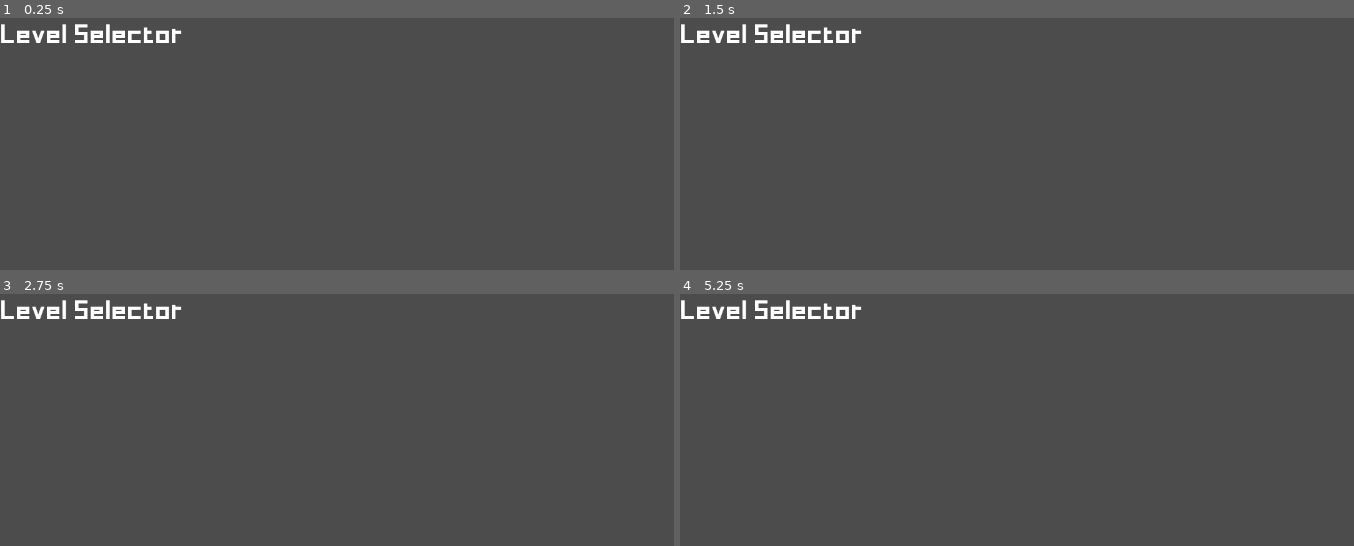
Above: before the commit, frames 1-4 (two rows, left to right).
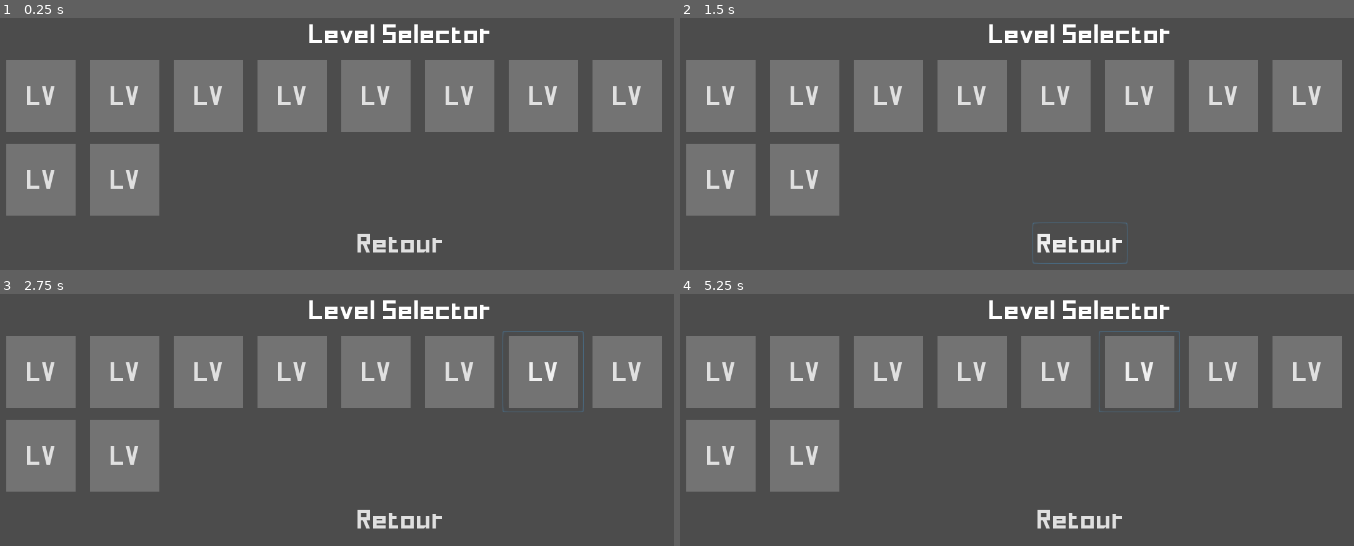
Above: after the commit, the same moments.

Repository: arlr/Maze
Game: Godot game, scene res://Menus/LevelSelector/LevelSelector.tscn
Same seed, same stepped clock (60 frames per second), same inputs: the game is played once before the commit and once after it. The project has no main scene, so this scene is started directly.
Inputs (mouse positions are in pixels of both pictures, inside the frame that each line leads up to):
- Up to frame 1 (0.25 s): no input
- Up to frame 2 (1.5 s): click (720, 96) at 0.5 s, where only the run after the commit has a clickable "LV"; click (1077, 242) at 1.25 s, where only the run after the commit has a clickable "Retour"
- Up to frame 3 (2.75 s): tap Enter at 2 s; move the mouse to (572, 493) at 2.02 s; hold Right (ui_right) from 2.03 s (still down); hold H from 2.03 s (still down)
- Up to frame 4 (5.25 s): tap Space at 2.75, 4.25 s; move the mouse to (922, 538) at 2.77 s; release Right (ui_right) at 2.78 s; release H at 2.78 s; hold Down (ui_down) 2.78-3.53 s; tap F at 2.85, 4.35 s; tap Enter at 3.5, 5 s; move the mouse to (1158, 417) at 3.52 s; hold Right (ui_right) 3.53-4.28 s; hold H 3.53-4.28 s; move the mouse to (outside the picture) at 4.27 s; hold Up (ui_up) 4.28-5.03 s; move the mouse to (outside the picture) at 5.02 s; hold Left (ui_left) from 5.03 s (still down); hold H from 5.03 s (still down)

The runs differ from the first frame. In frame 1, 32% of the frame differs, in the area x 0-99%, y 2-94%; in frame 2, 32%; in frame 3, 32%; in frame 4, 32%.

Commit message:
Début création level selector

Diff:
--- a/Etat/Etat.tscn
+++ /dev/null
@@ -1,8 +0,0 @@
-[gd_scene load_steps=2 format=2]
-
-[ext_resource path="res://Etat/Variables.gd" type="Script" id=1]
-
-[node name="Etat" type="Node"]
-
-[node name="Variables" type="Node" parent="."]
-script = ExtResource( 1 )
--- a/Etat/Variables.gd
+++ /dev/null
@@ -1,14 +0,0 @@
-extends Node
-
-# Declare member variables here. Examples:
-# var a = 2
-# var b = "text"
-var InMainMenu = false
-
-# Called when the node enters the scene tree for the first time.
-func _ready():
-	pass # Replace with function body.
-
-# Called every frame. 'delta' is the elapsed time since the previous frame.
-#func _process(delta):
-#	pass
--- a/Menus/LevelSelector/LevelSelector.tscn
+++ b/Menus/LevelSelector/LevelSelector.tscn
@@ -1,6 +1,7 @@
-[gd_scene load_steps=2 format=2]
+[gd_scene load_steps=3 format=2]
 
 [ext_resource path="res://Fonts/Menu_FontDynamic.tres" type="DynamicFont" id=1]
+[ext_resource path="res://Menus/LevelSelector/LevelSelectorBox.tscn" type="PackedScene" id=2]
 
 [node name="LevelSelector" type="Control"]
 anchor_right = 1.0
@@ -15,9 +16,124 @@
 margin_bottom = 55.0
 custom_fonts/font = ExtResource( 1 )
 text = "Level Selector"
+align = 1
 
-[node name="HBoxContainer" type="HBoxContainer" parent="VBoxContainer"]
+[node name="GridContainer" type="GridContainer" parent="VBoxContainer"]
 margin_top = 59.0
 margin_right = 1280.0
-margin_bottom = 59.0
-alignment = 1
+margin_bottom = 323.0
+grow_horizontal = 2
+columns = 8
+
+[node name="LevelSelectorBox" parent="VBoxContainer/GridContainer" instance=ExtResource( 2 )]
+anchor_left = 0.0
+anchor_top = 0.0
+anchor_right = 0.0
+anchor_bottom = 0.0
+margin_left = 0.0
+margin_top = 0.0
+margin_right = 130.0
+margin_bottom = 130.0
+
+[node name="LevelSelectorBox2" parent="VBoxContainer/GridContainer" instance=ExtResource( 2 )]
+anchor_left = 0.0
+anchor_top = 0.0
+anchor_right = 0.0
+anchor_bottom = 0.0
+margin_left = 134.0
+margin_top = 0.0
+margin_right = 264.0
+margin_bottom = 130.0
+
+[node name="LevelSelectorBox9" parent="VBoxContainer/GridContainer" instance=ExtResource( 2 )]
+anchor_left = 0.0
+anchor_top = 0.0
+anchor_right = 0.0
+anchor_bottom = 0.0
+margin_left = 268.0
+margin_top = 0.0
+margin_right = 398.0
+margin_bottom = 130.0
+
+[node name="LevelSelectorBox3" parent="VBoxContainer/GridContainer" instance=ExtResource( 2 )]
+anchor_left = 0.0
+anchor_top = 0.0
+anchor_right = 0.0
+anchor_bottom = 0.0
+margin_left = 402.0
+margin_top = 0.0
+margin_right = 532.0
+margin_bottom = 130.0
+
+[node name="LevelSelectorBox4" parent="VBoxContainer/GridContainer" instance=ExtResource( 2 )]
+anchor_left = 0.0
+anchor_top = 0.0
+anchor_right = 0.0
+anchor_bottom = 0.0
+margin_left = 536.0
+margin_top = 0.0
+margin_right = 666.0
+margin_bottom = 130.0
+
+[node name="LevelSelectorBox5" parent="VBoxContainer/GridContainer" instance=ExtResource( 2 )]
+anchor_left = 0.0
+anchor_top = 0.0
+anchor_right = 0.0
+anchor_bottom = 0.0
+margin_left = 670.0
+margin_top = 0.0
+margin_right = 800.0
+margin_bottom = 130.0
+
+[node name="LevelSelectorBox6" parent="VBoxContainer/GridContainer" instance=ExtResource( 2 )]
+anchor_left = 0.0
+anchor_top = 0.0
+anchor_right = 0.0
+anchor_bottom = 0.0
+margin_left = 804.0
+margin_top = 0.0
+margin_right = 934.0
+margin_bottom = 130.0
+
+[node name="LevelSelectorBox7" parent="VBoxContainer/GridContainer" instance=ExtResource( 2 )]
+anchor_left = 0.0
+anchor_top = 0.0
+anchor_right = 0.0
+anchor_bottom = 0.0
+margin_left = 938.0
+margin_top = 0.0
+margin_right = 1068.0
+margin_bottom = 130.0
+
+[node name="LevelSelectorBox8" parent="VBoxContainer/GridContainer" instance=ExtResource( 2 )]
+anchor_left = 0.0
+anchor_top = 0.0
+anchor_right = 0.0
+anchor_bottom = 0.0
+margin_left = 0.0
+margin_top = 134.0
+margin_right = 130.0
+margin_bottom = 264.0
+
+[node name="LevelSelectorBox10" parent="VBoxContainer/GridContainer" instance=ExtResource( 2 )]
+anchor_left = 0.0
+anchor_top = 0.0
+anchor_right = 0.0
+anchor_bottom = 0.0
+margin_left = 134.0
+margin_top = 134.0
+margin_right = 264.0
+margin_bottom = 264.0
+
+[node name="CenterContainer" type="CenterContainer" parent="VBoxContainer"]
+margin_top = 327.0
+margin_right = 1280.0
+margin_bottom = 388.0
+
+[node name="Retour" type="Button" parent="VBoxContainer/CenterContainer"]
+margin_left = 564.0
+margin_right = 716.0
+margin_bottom = 61.0
+custom_fonts/font = ExtResource( 1 )
+text = "Retour"
+flat = true
--- /dev/null
+++ b/Menus/LevelSelector/LevelSelectorBox.tscn
@@ -0,0 +1,33 @@
+[gd_scene load_steps=2 format=2]
+
+[ext_resource path="res://Fonts/Menu_FontDynamic.tres" type="DynamicFont" id=1]
+
+[node name="LevelSelectorBox" type="Control"]
+anchor_left = 0.5
+anchor_top = 0.5
+anchor_right = 0.5
+anchor_bottom = 0.5
+margin_left = -65.0
+margin_top = -65.0
+margin_right = 65.0
+margin_bottom = 65.0
+rect_min_size = Vector2( 130, 130 )
+
+[node name="Couleur" type="ColorRect" parent="."]
+anchor_left = 0.5
+anchor_top = 0.5
+anchor_right = 0.5
+anchor_bottom = 0.5
+margin_left = -55.5
+margin_top = -57.5
+margin_right = 55.5
+margin_bottom = 57.5
+color = Color( 0.454902, 0.454902, 0.454902, 1 )
+
+[node name="Button" type="Button" parent="."]
+anchor_right = 1.0
+anchor_bottom = 1.0
+custom_fonts/font = ExtResource( 1 )
+action_mode = 0
+text = "LV"
+flat = true
--- /dev/null
+++ b/VariableGlobal.gd
@@ -0,0 +1,11 @@
+extends Node
+
+# https://docs.godotengine.org/en/3.1/getting_started/step_by_step/singletons_autoload.html#custom-scene-switcher
+var current_scene = null
+# Called when the node enters the scene tree for the first time.
+func _ready():
+	var root = get_tree().get_root()
+	current_scene = root.get_child(root.get_child_count() -1)
+# Called every frame. 'delta' is the elapsed time since the previous frame.
+#func _process(delta):
+#	pass
--- /dev/null
+++ b/VariableGlobal.tscn
@@ -0,0 +1,6 @@
+[gd_scene load_steps=2 format=2]
+
+[ext_resource path="res://VariableGlobal.gd" type="Script" id=1]
+
+[node name="VariableGlobal" type="Node"]
+script = ExtResource( 1 )
--- a/project.godot
+++ b/project.godot
@@ -18,6 +18,10 @@
 config/name="Maze"
 config/icon="res://Img/Icon.png"
 
+[autoload]
+
+VariableGlobal="*res://VariableGlobal.gd"
+
 [display]
 
 window/size/width=1280
